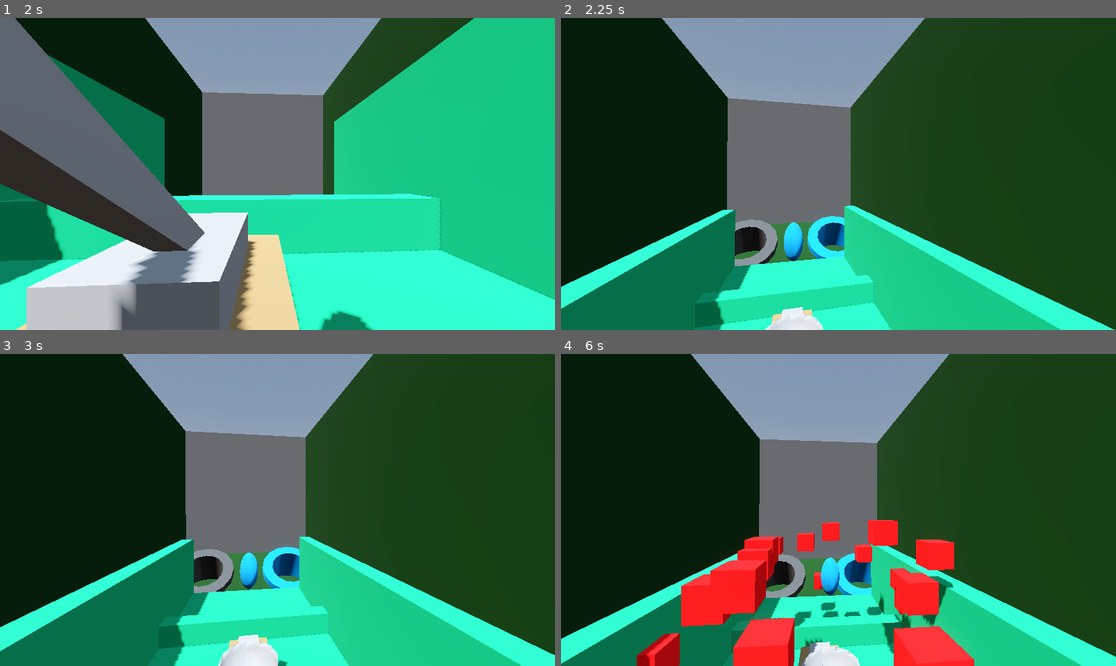
Above: before the commit, frames 1-4 (two rows, left to right).
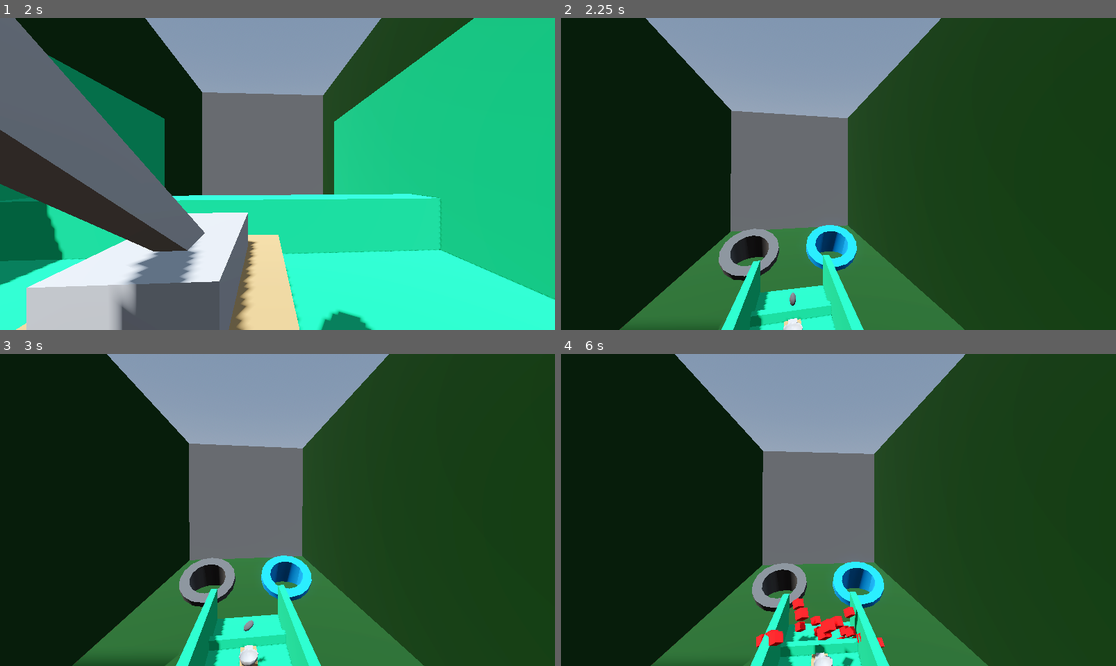
Above: after the commit, the same moments.

Repository: WildcatGameStudios/ScaryHouse
Game: Godot game, scene res://scenes/levels/take_out_trash/level.tscn
Two runs of this game, one before a commit and one after it. Both use one fixed random seed, a clock stepped at 60 frames per second and the inputs below. This scene is started directly instead of the project's main scene.
Inputs (mouse positions are in pixels of both pictures, inside the frame that each line leads up to):
- Up to frame 1 (2 s): tap Enter at 0.5 s; move the mouse to (305, 174) at 0.52 s; hold W (move_forward) from 0.53 s (still down); tap E (e) at 0.6, 1.55 s; tap Space (jump) at 0.77, 1.52 s; tap R (r) at 0.8, 1.35 s; move the mouse to (249, 174) at 1.27 s
- Up to frame 2 (2.25 s): keep holding W (move_forward); move the mouse to (849, 167) at 2.02 s; tap E (e) at 2.1 s
- Up to frame 3 (3 s): keep holding W (move_forward); tap R (r) at 2.3 s; tap Space (jump) at 2.75 s; move the mouse to (271, 516) at 2.77 s; right-click (271, 516) at 2.85 s
- Up to frame 4 (6 s): tap Space (jump) at 3.02, 3.77, 4.52 s; tap E (e) at 3.05, 4.55 s; move the mouse to (877, 513) at 3.52 s; click (877, 513) at 3.6 s; tap R (r) at 3.8, 5.1 s; move the mouse to (794, 506) at 4.27 s; tap Q (q) at 4.35 s; move the mouse to (844, 510) at 5.02 s; move the mouse to (816, 503) at 5.77 s; release W (move_forward) at 5.78 s; hold D (move_right) from 5.78 s (still down); tap Shift (run) at 5.85 s

Frame 1 is identical in both runs. In frame 2, 26% of the frame differs, in the area x 0-100%, y 0-100%; in frame 3, 27%; in frame 4, 28%.

Commit message:
tweaked bin movement and trash randomization
catapult camera changed
trash rotates on launch
bin movement is based on bags launched, not successful bins
randomization ensures even spread between trash and recycling

Diff:
--- a/scenes/levels/take_out_trash/catapult.tscn
+++ b/scenes/levels/take_out_trash/catapult.tscn
@@ -49,7 +49,7 @@
 shape = SubResource("BoxShape3D_pn6mw")
 
 [node name="InteractionCamera" type="Node3D" parent="."]
-transform = Transform3D(1, 0, 0, 0, 1, 0, 0, 0, 1, 0, 7.92188, -9.64293)
+transform = Transform3D(1, 0, 0, 0, 1, 0, 0, 0, 1, 0, 18.2237, -24.1088)
 
 [connection signal="body_entered" from="PlayerDetection" to="." method="_on_player_detection_body_entered"]
 [connection signal="body_exited" from="PlayerDetection" to="." method="_on_player_detection_body_exited"]
--- a/scenes/levels/take_out_trash/level.tscn
+++ b/scenes/levels/take_out_trash/level.tscn
@@ -171,7 +171,7 @@
 [node name="Level" type="Node3D" node_paths=PackedStringArray("catapult") groups=["world"]]
 script = ExtResource("1_n8jg4")
 catapult = NodePath("Catapult")
-total_trash = 15
+bin_speed_increase = 0.4
 
 [node name="WorldEnvironment" type="WorldEnvironment" parent="."]
 environment = SubResource("Environment_pk70s")
--- a/scripts/levels/take_out_trash/level.gd
+++ b/scripts/levels/take_out_trash/level.gd
@@ -5,7 +5,8 @@
 @export var base_trash_launch_strength: Vector2 = Vector2(30,5)
 #trash bin movement speed increase on binned trash
 @export var bin_speed_increase: float = 0.2
-@export var total_trash: int
+@export var total_trash: int = 15
+@export var move_bins_threshold: int = 3
 
 #holds the trash that is in the catapult
 var current_trash: Node3D
@@ -13,6 +14,8 @@
 var thrown_counter: int = 0
 #number of bags binned
 var binned_counter: float = 0
+#order of trash/recycling, shuffled in ready and referenced when loading trash
+var trash_list: Array[bool]
 
 func launch_trash(throw_strength: float):
 	#exit if no trash to launch
@@ -21,6 +24,7 @@
 
 	#add velocity rotated to catapult arm rotation
 	current_trash.velocity = throw_strength * Vector3(base_trash_launch_strength.x,base_trash_launch_strength.y,0).rotated(Vector3(0,1,0),catapult.catapult_arm.rotation.y-PI/2)
+	current_trash.launched = true
 	#empty current trash because it's not longer in the catapult
 	current_trash = null
 	thrown_counter += 1
@@ -32,13 +36,11 @@
 	if current_trash != null:
 		return
 
-	#choose random number for trash type
-	var trash_type = randi() % 2
 	var trash: Node3D
-	if trash_type == 0:
+	if trash_list[thrown_counter] == true:
 		#trash scene
 		trash = load("uid://dyrpy368isbe3").instantiate()
-	if trash_type == 1:
+	if trash_list[thrown_counter] == false:
 		#recycle scene
 		trash = load("uid://0eekxcndxw8o").instantiate()
 
@@ -46,17 +48,26 @@
 	current_trash = trash
 	trash.collided.connect(trash_collided)
 
+func randomize_trash_order():
+	#alternates between true/false and shuffles for even, random distribution
+	var is_trash_bag: bool = true
+	for i in range(total_trash):
+		trash_list.append(is_trash_bag)
+		is_trash_bag = !is_trash_bag
+
+	trash_list.shuffle()
+
 #do stuff when trash collides (hit a bin or a wall)
 func trash_collided(hit_bin: bool):
 	if hit_bin:
 		print("hit")
 		binned_counter += 1
-		#bins start moving when 3 trash is binned
-		if binned_counter >= 3:
-			$AnimationPlayer.play("slide_bins")
-			$AnimationPlayer.speed_scale += bin_speed_increase
+		$AnimationPlayer.speed_scale += bin_speed_increase
 	else:
 		print("no hit")
+	#bins start moving when some trash is binned
+	if thrown_counter >= move_bins_threshold:
+		$AnimationPlayer.play("slide_bins")
 
 func evalutate_score() -> float:
 	var score = 100 * (binned_counter / total_trash)
@@ -64,6 +75,7 @@
 
 func _ready() -> void:
 	catapult.throw_trash.connect(launch_trash)
+	randomize_trash_order()
 
 func _physics_process(delta: float) -> void:
 	#position current trash in catapult bowl
@@ -71,7 +83,6 @@
 		current_trash.global_position = catapult.catapult_bowl.global_position + Vector3(0,3,0)
 		#remove velocity from gravity
 		current_trash.velocity = Vector3.ZERO
-	print(evalutate_score())
 
 #replace trash after launch and short cooldown
 func _on_trash_cooldown_timeout() -> void:
--- a/scripts/levels/take_out_trash/trash.gd
+++ b/scripts/levels/take_out_trash/trash.gd
@@ -9,6 +9,8 @@
 @export var gravity_strength: float = 9
 
 var gravity: Vector3 = Vector3(0,-gravity_strength,0)
+var launched: bool = false
+var rotations: Array[float] = [0,0,0]
 
 #do stuff when it goes in the trash
 func in_trash(area: Area3D):
@@ -30,8 +32,28 @@
 		await get_tree().create_timer(1.5).timeout
 		self.queue_free()
 
+func randomize_rotations():
+	#randomizes rotation on three axes
+	for i in range(3):
+		var this_rotation: float
+		this_rotation = randi() % 100
+		this_rotation /= 1000
+		rotations[i] = this_rotation
+
+func rotate_trash():
+	#rotates trash based on values in rotations array
+	for i in range(3):
+		match i:
+			0:
+				rotate(Vector3(1,0,0),rotations[i])
+			1:
+				rotate(Vector3(0,1,0),rotations[i])
+			2:
+				rotate(Vector3(0,0,1),rotations[i])
+
 func _ready() -> void:
 	$Area3D.area_entered.connect(in_trash)
+	randomize_rotations()
 
 func _physics_process(delta: float) -> void:
 	#when colliding and not hitting a bin
@@ -44,3 +66,5 @@
 		await get_tree().create_timer(0.5).timeout
 		self.queue_free()
 	velocity += gravity * delta
+	if launched:
+		rotate_trash()
